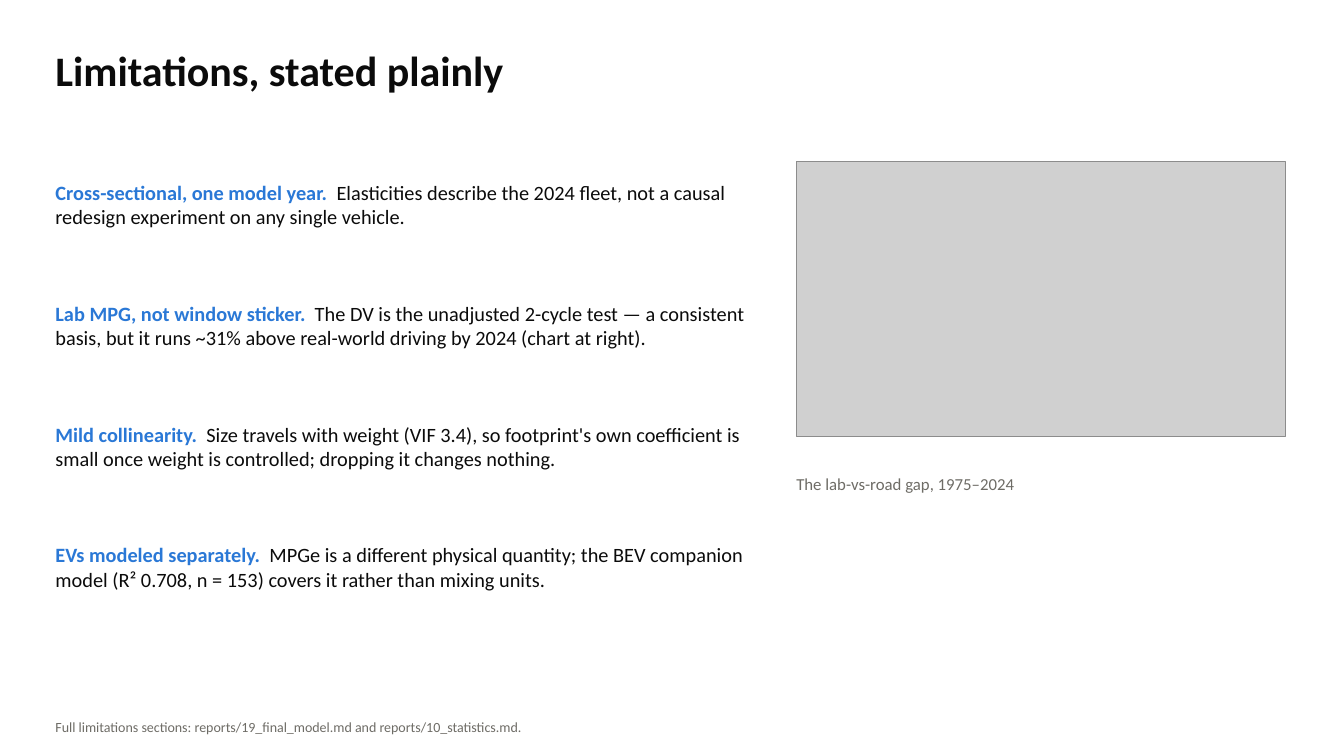
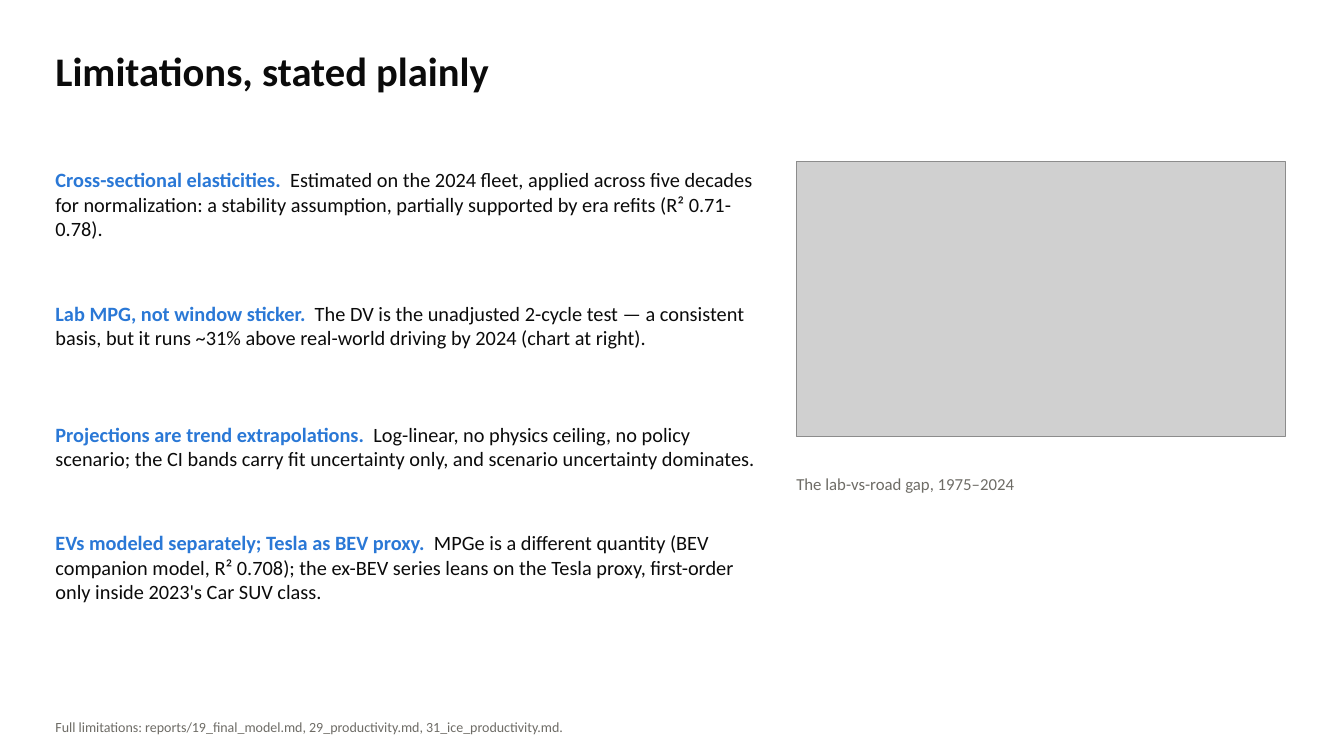
Before and after one commit to SCherwonik/OS3180, a slide deck: slide 19 of MPG Prediction Deck.pptx (slide 13 before the commit). Drawn at 1344x756 pixels with LibreOffice and Linux fonts; fonts in the diff are those of the drawing; grey boxes stand for pictures. Boxes give left, top, right and bottom in pixels: in the first picture for what was removed or moved away, otherwise in the second. Text is boxed around its words. In the diff, an @@ line names an element or a change of style, - is before the commit and + after.

```diff
--- a/MPG Prediction Deck.pptx
+++ b/MPG Prediction Deck.pptx
@@ text "Limitations, stated plainly" at (x1=55, y1=57, x2=489, y2=93): size 30 to 29 pt @@
@@ text at (x1=55, y1=172, x2=753, y2=239): text changed @@
-Cross-sectional, one model year. Elasticities describe the 2024 fleet, not a causal redesign experiment on any single vehicle.
+Cross-sectional elasticities. Estimated on the 2024 fleet, applied across five decades for normalization: a stability assumption, partially supported by era refits (R² 0.71-0.78).
@@ text at (x1=55, y1=427, x2=754, y2=470): text changed @@
-Mild collinearity. Size travels with weight (VIF 3.4), so footprint's own coefficient is small once weight is controlled; dropping it changes nothing.
+Projections are trend extrapolations. Log-linear, no physics ceiling, no policy scenario; the CI bands carry fit uncertainty only, and scenario uncertainty dominates.
@@ text at (x1=55, y1=535, x2=733, y2=603): text changed @@
-EVs modeled separately. MPGe is a different physical quantity; the BEV companion model (R² 0.708, n = 153) covers it rather than mixing units.
+EVs modeled separately; Tesla as BEV proxy. MPGe is a different quantity (BEV companion model, R² 0.708); the ex-BEV series leans on the Tesla proxy, first-order only inside 2023's Car SUV class.
@@ text at (x1=55, y1=722, x2=563, y2=734): text changed @@
-Full limitations sections: reports/19_final_model.md and reports/10_statistics.md.
+Full limitations: reports/19_final_model.md, 29_productivity.md, 31_ice_productivity.md.
```
Also in this commit, not shown: 20 other slides changed, 7 slides added, 3 slides removed, 3 other files.
